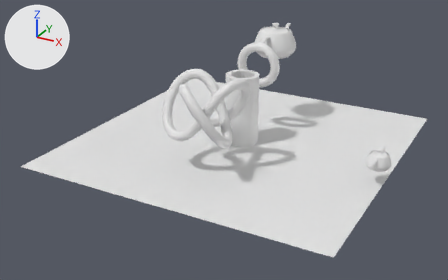
One commit to the FBX model Engine/Assets/Scenes/Silly.FBX: the scene before it, then after it.
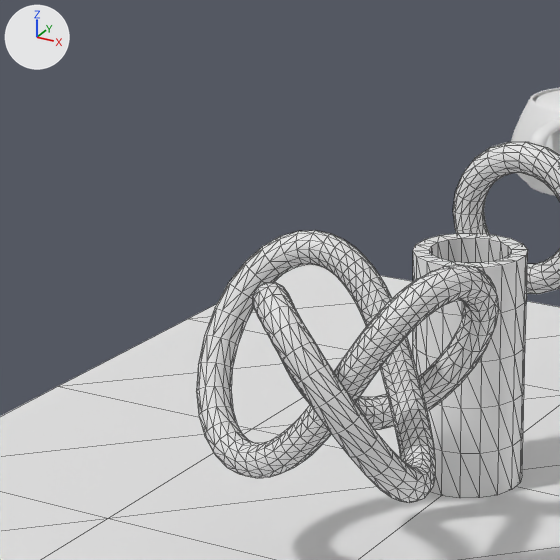
Old and new are each drawn whole from a 50 mm lens placed at (112.3, -220.1, 108.5), pointed at (-2.6, -11.2, 4.1) and again close up on the part from 23% to 60% of the width and 0% to 59% of the height. The axes (+X, +Y, +Z) are drawn at upper left. The lights are the same throughout. The close-ups show mesh edges as thin lines. Materials are left out; every surface is plain grey. Where no turn or scale is listed for an object, it has been applied to the vertices.

Objects in the first close-up: 'Plane001', 'Teapot001', 'Torus Knot001', 'Torus001', 'Tube001'.
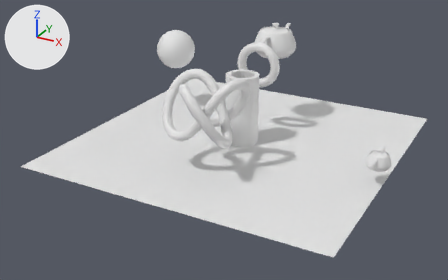
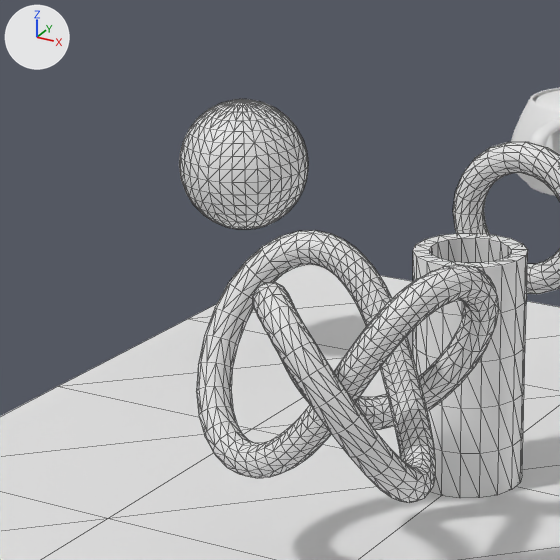
Location of each change, [x1, y1, x2, y2] in pixels of the close-ups (560 x 560 px):
'Sphere001', added
    after: [179, 99, 308, 229]

The edits, one by one:
Mesh me_mesh_006 is new.
It is a UV sphere (32 segments, 16 rings, poles along z) spanning x -9.1..9.1, y -9.1..9.1, z -9.1..9.1.
Object 'Sphere001' (ob_sphere001) is new; it shows me_mesh_006.
Its location is (-48.6, 24.5, 28.4).
